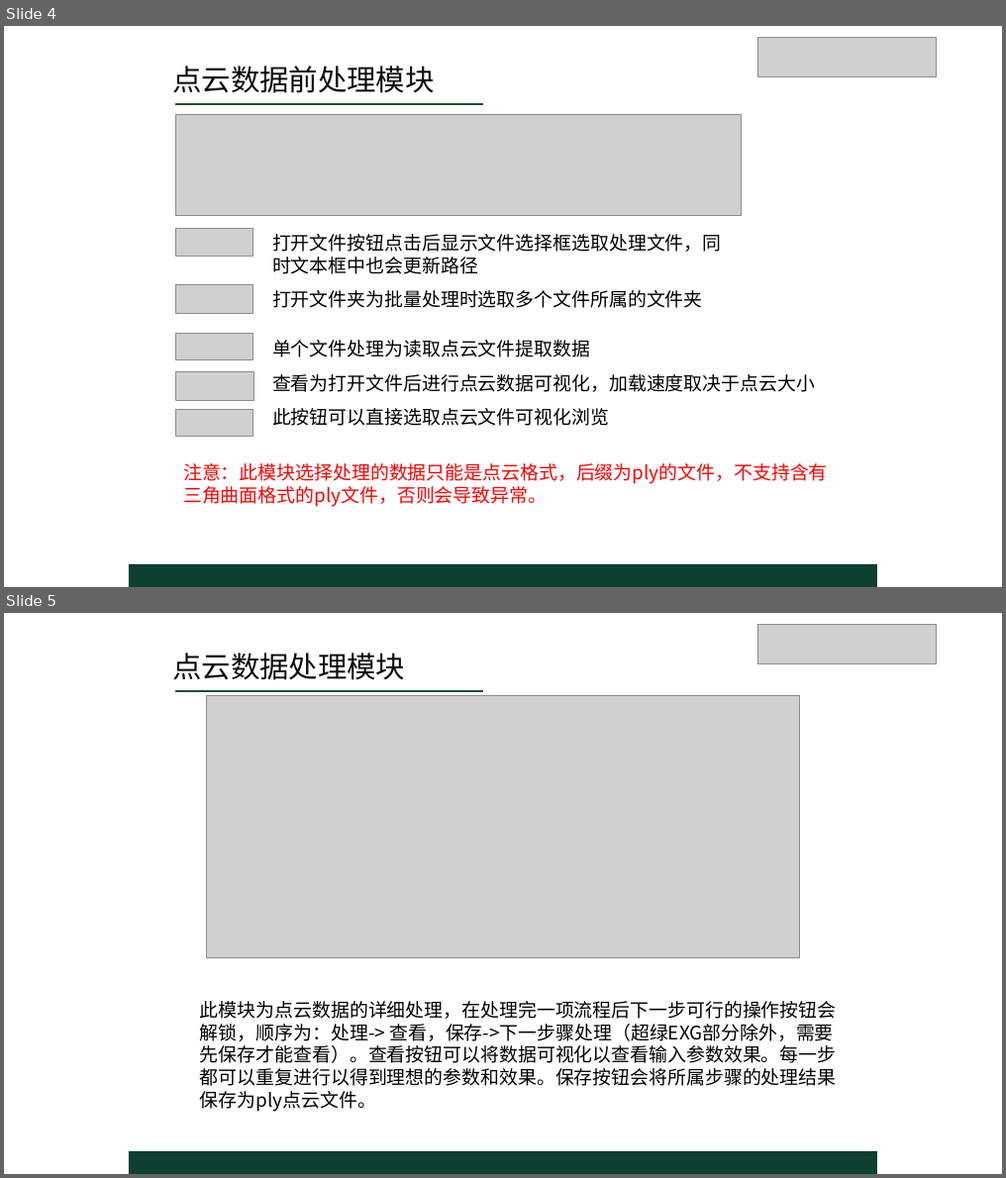
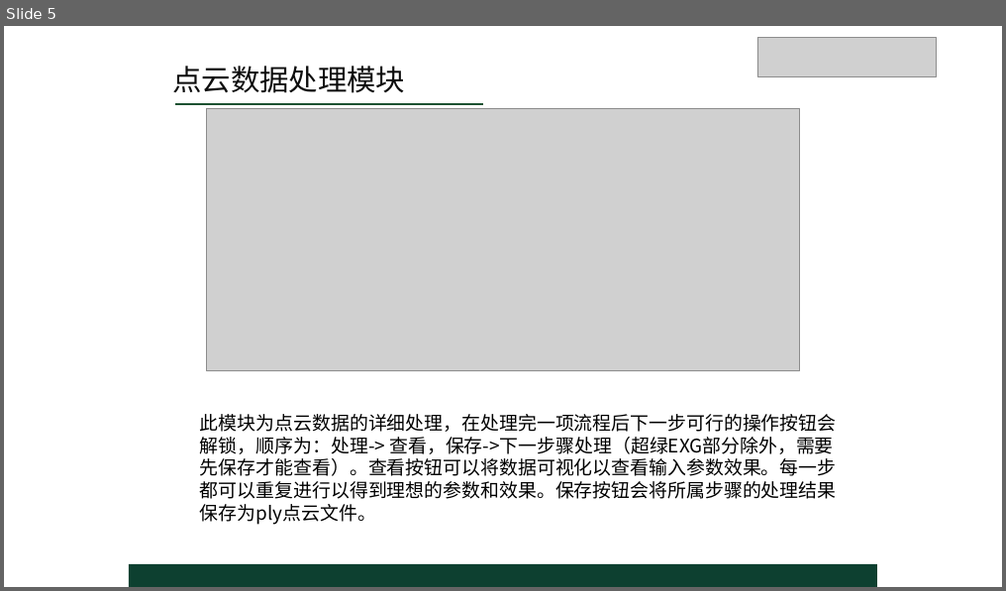
Before and after one commit to InfiniteTree/HSI-Data-Processing, a slide deck: Documents/HS.pptx. Shown one above the other, each under a label of ours: slides 4 and 5 before the commit, slide 5 after it. The pictures are 1006x1178 and 1006x591 pixels, drawn with LibreOffice and Linux fonts; fonts in the diff are those of the drawing; grey boxes stand for pictures. Boxes give left, top, right and bottom in pixels: in the first picture for what was removed or moved away, otherwise in the second. Text is boxed around its words. In the diff, an @@ line names an element or a change of style, - is before the commit and + after.

```diff
--- a/Documents/HS.pptx
+++ b/Documents/HS.pptx
@@ slide 4 removed at box(4, 26, 1002, 587), background #FFFFFF @@
@@ picture removed at box(757, 37, 937, 76) @@
@@ text removed at box(172, 66, 434, 93) @@
-点云数据前处理模块
@@ line removed from (175, 104) to (483, 104) @@
@@ picture removed at box(175, 114, 741, 215) @@
@@ picture removed at box(175, 228, 253, 257) @@
@@ text removed at box(272, 234, 722, 274) @@
-打开文件按钮点击后显示文件选择框选取处理文件，同时文本框中也会更新路径
@@ picture removed at box(175, 285, 253, 313) @@
@@ text removed at box(272, 290, 703, 308) @@
-打开文件夹为批量处理时选取多个文件所属的文件夹
@@ picture removed at box(175, 334, 253, 361) @@
@@ text removed at box(272, 340, 590, 358) @@
-单个文件处理为读取点云文件提取数据
@@ picture removed at box(175, 372, 254, 400) @@
@@ text removed at box(272, 374, 815, 392) @@
-查看为打开文件后进行点云数据可视化，加载速度取决于点云大小
@@ picture removed at box(175, 410, 253, 436) @@
@@ text removed at box(272, 408, 609, 426) @@
-此按钮可以直接选取点云文件可视化浏览
@@ text removed at box(183, 464, 828, 507) @@
-注意：此模块选择处理的数据只能是点云格式，后缀为ply的文件，不支持含有三角曲面格式的ply文件，否则会导致异常。
@@ rectangle removed at box(129, 565, 877, 587) @@
```
Also in this commit, not shown: 3 slides changed, 1 slide added, 16 other files.
